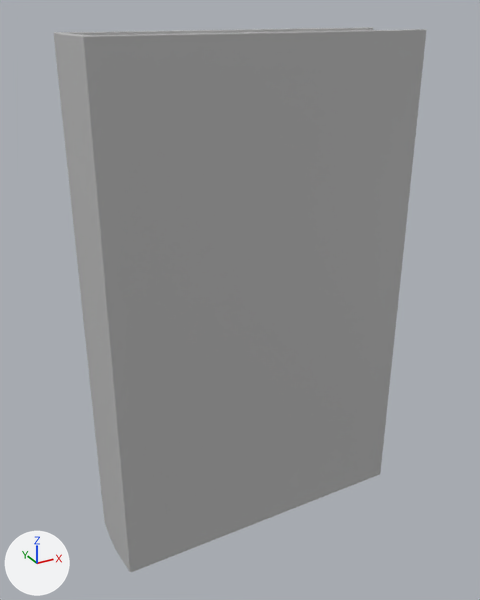
Before and after pictures for a commit that changed the FBX model Assets/Models/Interior/Book_v01.fbx.
The view is the same before and after, from a camera (50 mm lens) standing at (-0.073, -0.266, 0.259) and looking at (0.075, 0.002, 0.125). Arrows for +X, +Y and +Z are at lower left; the lights stay in place. Where no turn or scale is listed for an object, it has been applied to the vertices.

The scene before the commit, as lines of its bpy script (objects in view):
```python
mat_lambert1 = principled_material('lambert1')
mat_lambert1.base_color = (0.5, 0.5, 0.5)  # grey #bcbcbc
me_mesh = bpy.data.meshes.new('Mesh')
me_mesh.from_pydata(...)  # 327 vertices, 318 faces; spans x -0.081..0.081, y -0.02..0.02, z 0.0..0.25
me_mesh.materials.append(mat_lambert1)  # grey #bcbcbc
ob_book = bpy.data.objects.new('Book', me_mesh)
ob_book.location = (0.0794, 0.0, -0.0001)
```
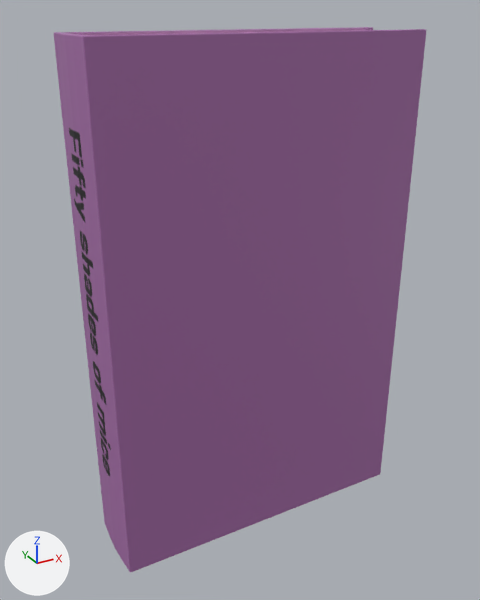
Where the newer file only moved an object's origin or applied its transform, the numbers keep the older frame.

Boxes (x1, y1, x2, y2) around the edits, measured in the pictures (480 x 600 px):
'Book', surface changed (grey to purple)
    both: (54, 27, 426, 573)

The change, as a diff of the scene's bpy script:
```diff
--- a/Assets/Models/Interior/Book_v01.fbx.py
+++ b/Assets/Models/Interior/Book_v01.fbx.py
@@ img_tex_book_1_png @@
+img_tex_book_1_png = load_image('tex_Book_1.png', '../../Textures/Books/tex_Book_1.png', 2048, 2048, 'sRGB')
@@ mat_lambert1 @@
 mat_lambert1 = principled_material('lambert1')
-mat_lambert1.base_color = (0.5, 0.5, 0.5)  # grey #bcbcbc
+mat_lambert1.texture = img_tex_book_1_png
```
